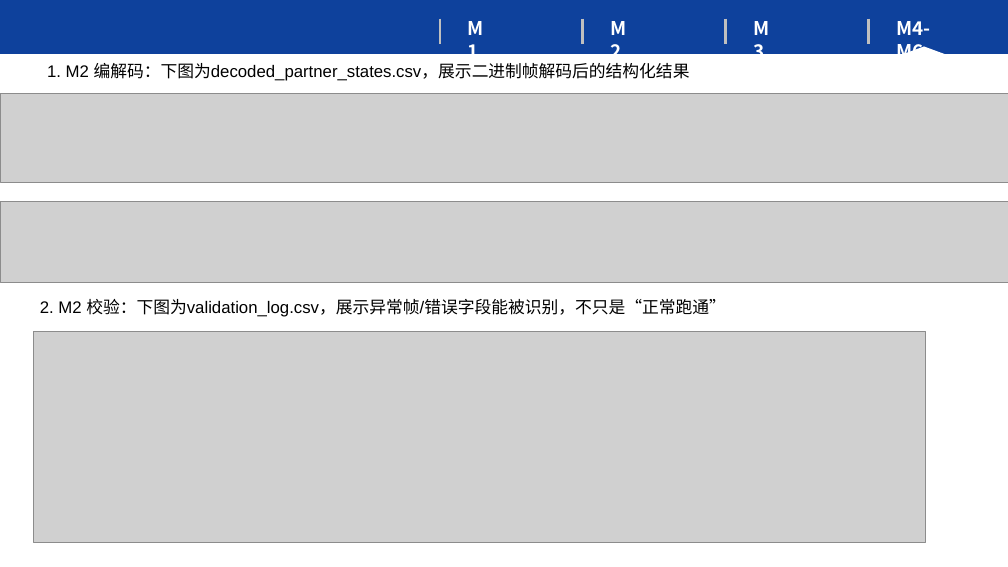
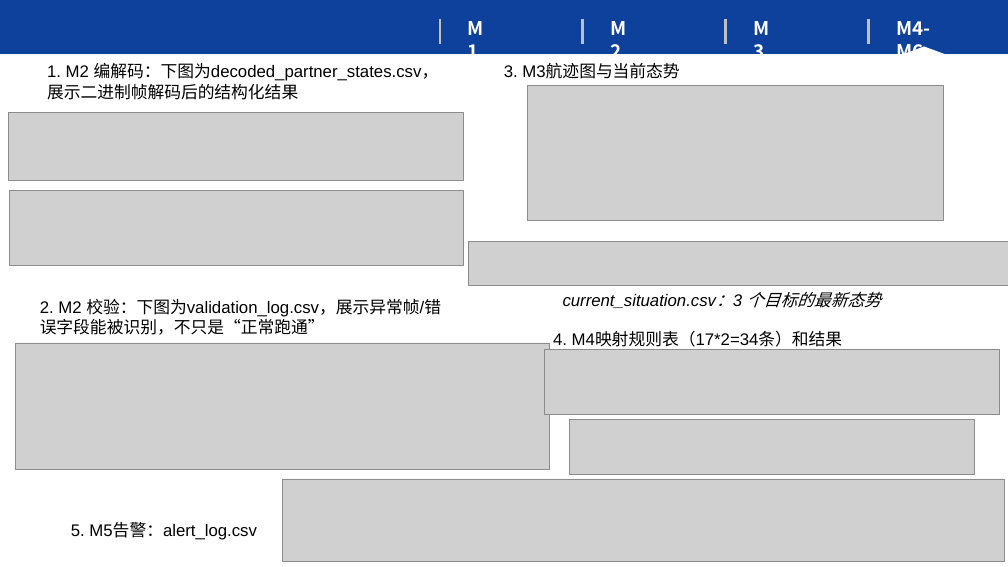
Before and after one commit to ting-xibei/data-link-10245101540-ting-xibei, a slide deck: slide 4 of summer_school_practice_v1.0/student_package/docs/M6_presentation.pptx (slide 5 before the commit). Drawn at 1008x567 pixels with LibreOffice and Linux fonts; fonts in the diff are those of the drawing; grey boxes stand for pictures. Boxes give left, top, right and bottom in pixels: in the first picture for what was removed or moved away, otherwise in the second. Text is boxed around its words. In the diff, an @@ line names an element or a change of style, - is before the commit and + after.

Commit message:
更新M6成果展示材料

```diff
--- a/summer_school_practice_v1.0/student_package/docs/M6_presentation.pptx
+++ b/summer_school_practice_v1.0/student_package/docs/M6_presentation.pptx
@@ text "1. M2 编解码：下图为decoded_partner_states.csv，展示二进制帧解码后的结构化结果" rewrapped from (x1=47, y1=63, x2=690, y2=81) to (x1=47, y1=63, x2=439, y2=100) @@
@@ text added at (x1=504, y1=64, x2=679, y2=79), 16 pt, text #000000 @@
+3. M3航迹图与当前态势
@@ picture added at (x1=528, y1=86, x2=944, y2=221) @@
@@ picture resized from (x1=0, y1=93, x2=1008, y2=182) to (x1=8, y1=113, x2=464, y2=180) @@
@@ picture resized from (x1=0, y1=201, x2=1008, y2=282) to (x1=10, y1=191, x2=464, y2=265) @@
@@ picture added at (x1=468, y1=242, x2=1008, y2=286) @@
@@ text "2. M2 校验：下图为validation_log.csv，展示异常帧/错误字段能被识别，不只是“正常跑通”" rewrapped from (x1=40, y1=299, x2=726, y2=317) to (x1=40, y1=299, x2=441, y2=335) @@
@@ text added at (x1=563, y1=292, x2=881, y2=308), 16 pt, text #000000, italic @@
+current_situation.csv：3 个目标的最新态势
@@ picture resized from (x1=34, y1=331, x2=926, y2=542) to (x1=16, y1=343, x2=549, y2=470) @@
@@ picture added at (x1=544, y1=349, x2=1000, y2=414) @@
@@ text added at (x1=553, y1=332, x2=843, y2=350), 16 pt, text #000000 @@
+4. M4映射规则表（17*2=34条）和结果
@@ picture added at (x1=569, y1=419, x2=974, y2=474) @@
@@ picture added at (x1=283, y1=479, x2=1005, y2=562) @@
@@ text added at (x1=71, y1=522, x2=257, y2=540), 16 pt, text #000000 @@
+5. M5告警：alert_log.csv
```
Also in this commit, not shown: 3 other slides changed, 2 slides added, 3 slides removed.
